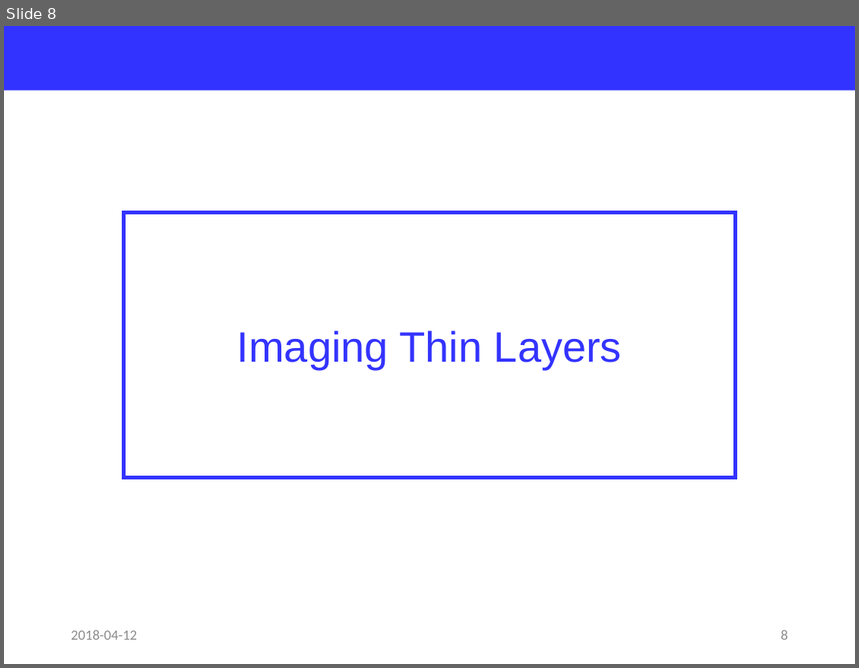
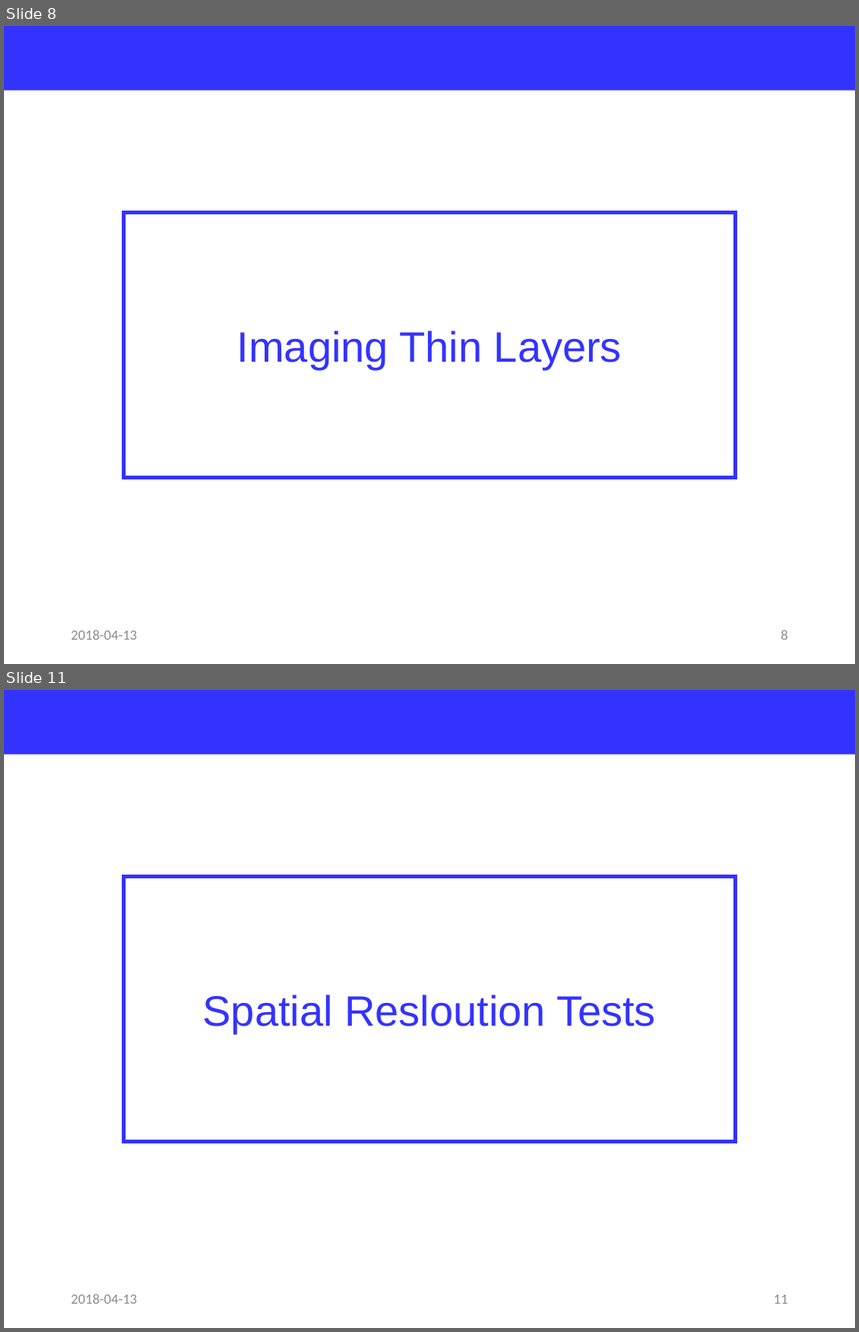
Before and after one commit to jglee96/NBTP_Lab, a slide deck: Terahertz Metrology/Ch7/Terahertz Metrology_Ch7.pptx. Shown one above the other, each under a label of ours: slide 8 before the commit, slides 8 and 11 after it; the slides between them are not shown. The pictures are 859x668 and 859x1332 pixels, drawn with LibreOffice and Linux fonts; fonts in the diff are those of the drawing. Boxes give left, top, right and bottom in pixels: in the first picture for what was removed or moved away, otherwise in the second. Text is boxed around its words. In the diff, an @@ line names an element or a change of style, - is before the commit and + after.

```diff
--- a/Terahertz Metrology/Ch7/Terahertz Metrology_Ch7.pptx
+++ b/Terahertz Metrology/Ch7/Terahertz Metrology_Ch7.pptx
@@ slide 11 added at <box>4,690,855,1328</box>, background #FFFFFF @@
@@ rectangle added at <box>4,690,855,755</box>, fill #3333FF @@
@@ rectangle added at <box>124,876,736,1142</box>, outline #3333FF 3 pt, 36 pt, text #3333FF @@
+Spatial Resloution Tests
@@ text added at <box>71,1294,137,1304</box>, 12 pt, text #8C8C8C @@
+2018-04-13
@@ page number added at <box>774,1295,788,1304</box>, 12 pt, text #8C8C8C @@
+11
@@ slide 8 changed as well @@
@@ text at <box>71,630,137,640</box>: text changed @@
-2018-04-12
+2018-04-13
```
Also in this commit, not shown: 8 other slides changed, 5 other slides added, 1 slide removed.
